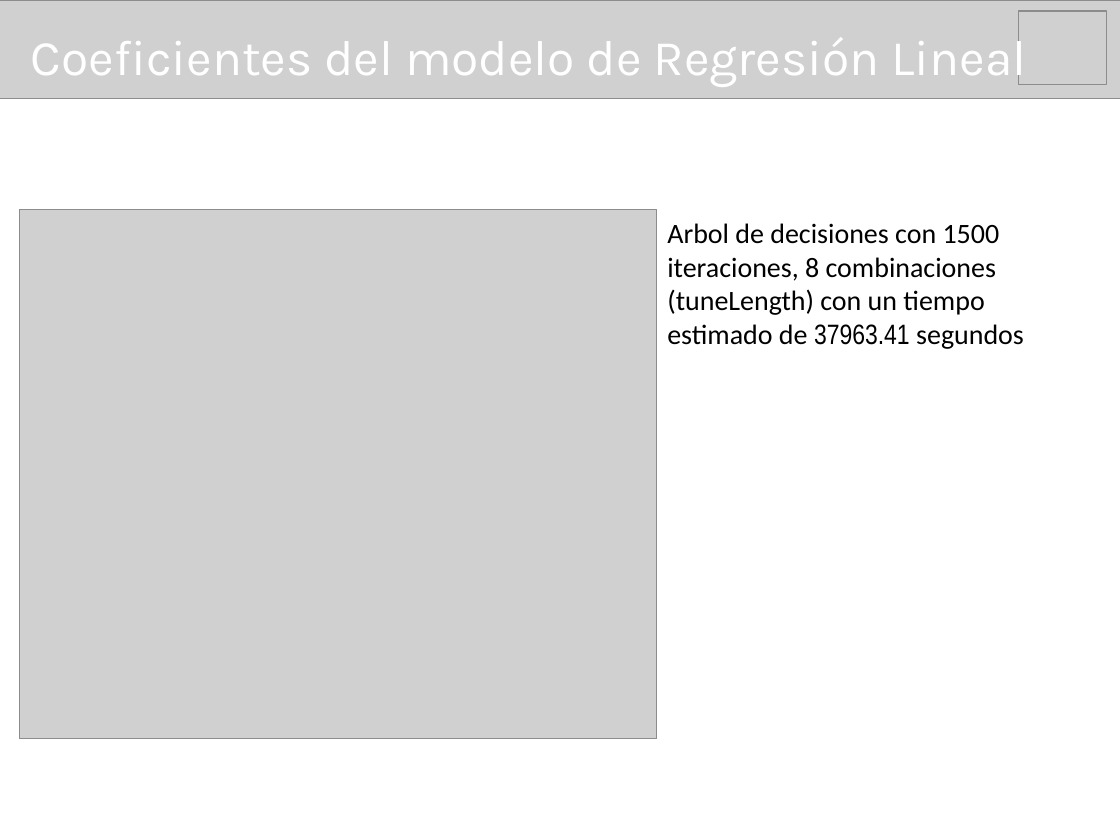
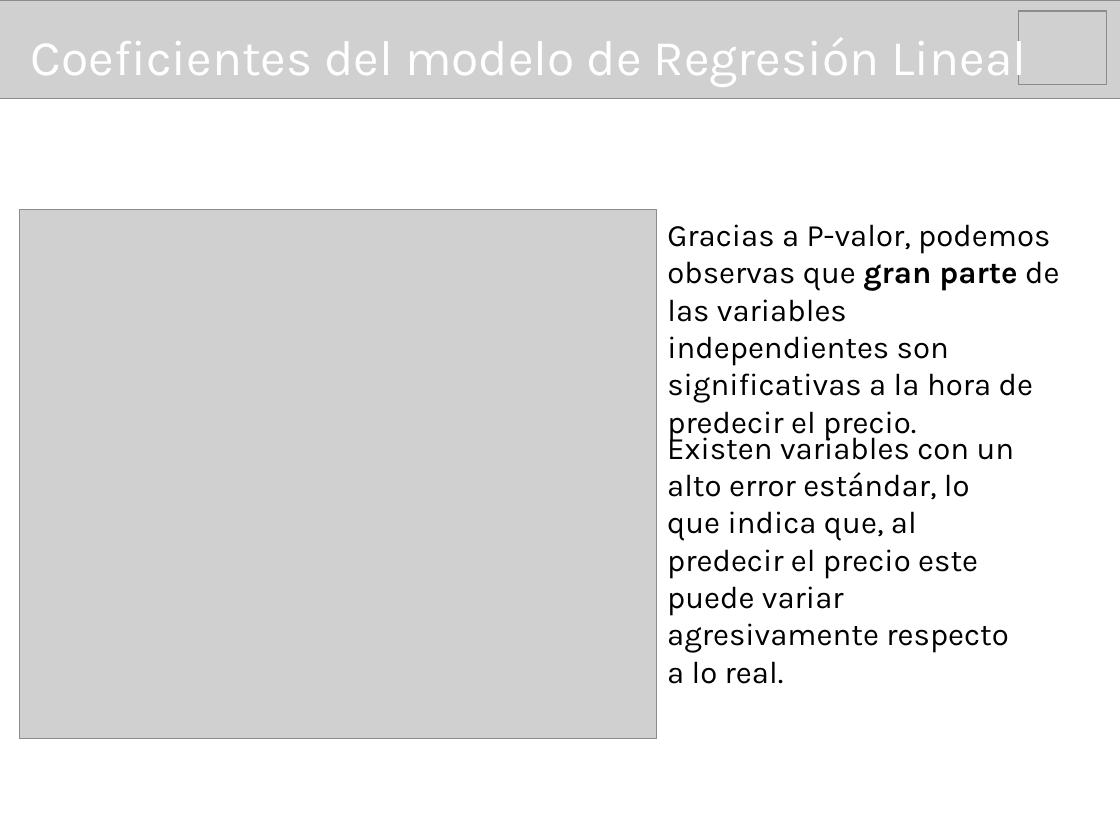
Before and after one commit to IgnGGA/grupo9, a slide deck: slide 10 of presentación/presentaciónDosMineriaDeDatos.pptx. Drawn at 1120x840 pixels with LibreOffice and Linux fonts; fonts in the diff are those of the drawing; grey boxes stand for pictures. Boxes give left, top, right and bottom in pixels: in the first picture for what was removed or moved away, otherwise in the second. Text is boxed around its words. In the diff, an @@ line names an element or a change of style, - is before the commit and + after.

```diff
--- a/presentación/presentaciónDosMineriaDeDatos.pptx
+++ b/presentación/presentaciónDosMineriaDeDatos.pptx
@@ text at [667,224,1059,441]: text changed; size 18 to 20 pt; font Calibri to Karla @@
-Arbol de decisiones con 1500 iteraciones, 8 combinaciones (tuneLength) con un tiempo estimado de 37963.41 segundos
+Gracias a P-valor, podemos observas que gran parte de las variables independientes son significativas a la hora de predecir el precio.
@@ text added at [667,431,1015,684], 20 pt, text #000000 @@
+Existen variables con un alto error estándar, lo que indica que, al predecir el precio este puede variar agresivamente respecto a lo real.
```
Also in this commit, not shown: 12 other slides changed, 2 slides added, 2 slides removed.
